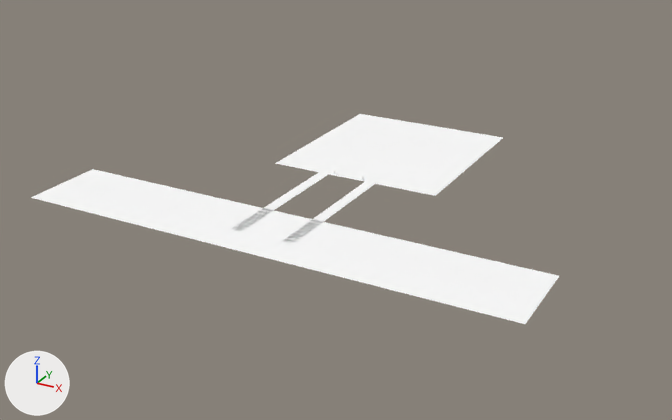
Before and after pictures for a commit that changed the OBJ model Assets/models/maps/spillway/spillway_river.obj.
Rendered twice from a 50 mm lens placed at (12304.0, -22113.0, 10246.0), pointed at (-202.0, 625.0, -1123.0). The lights are fixed; the arrows at lower left show +X, +Y and +Z. The picture after the commit comes second. Where no turn or scale is listed for an object, it has been applied to the vertices.

In view in the first picture: 'spillway_river'.
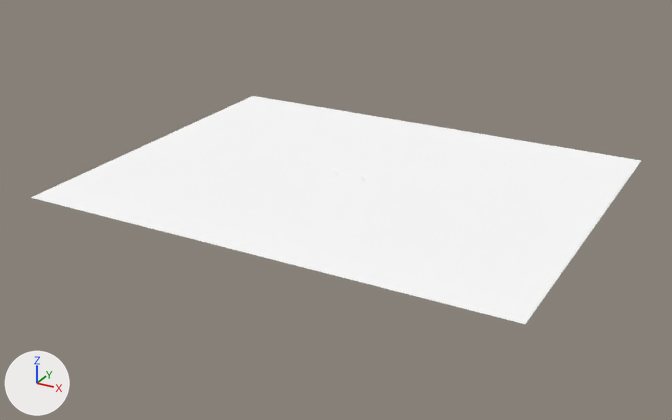
Pixel boxes (x1, y1, x2, y2) of what changed, in the pictures (672 x 420 px; the box of a moved part takes in the faces that stretch with it):
```json
{"object": "spillway_river", "change": "reshaped", "before": [31, 114, 559, 324], "after": [31, 96, 641, 324], "on screen": "16% wider, 9% taller"}
{"part": 1, "of": "me_spillway_river", "change": "deleted", "before": [231, 172, 328, 232]}
{"part": 2, "of": "me_spillway_river", "change": "deleted", "before": [282, 182, 374, 244]}
{"part": 3, "of": "me_spillway_river", "change": "moved or reshaped", "before": [91, 169, 559, 279], "after": [91, 96, 641, 279]}
```

The change, as JSON lines over the scene's bpy script:
```json
{"block": "me_spillway_river", "where": "# used by ob_spillway_river; location = (0.0, 0.0, 0.0)"}
{"block": "me_spillway_river", "where": "# verts and faces of me_spillway_river; kept vertices keep their numbers, new ones are numbered from 32"}
{"block": "me_spillway_river", "where": "# before: 28 (7400.0, -2000.0, -245.0) at pixel (559, 275), 29 (-7400.0, -2000.0, -245.0) at pixel (92, 169), 30 (-7400.0, -4600.0, -245.0) at pixel (30, 197), 31 (7400.0, -4600.0, -245.0) at pixel (525, 324)"}
{"op": "remove", "block": "me_spillway_river", "code": "me_spillway_river.from_pydata(...)  # 32 vertices, 16 faces; spans x -7400.0..7400.0, y -4600.0..7000.0, z -245.0..-143.0"}
{"op": "add", "block": "me_spillway_river", "code": "me_spillway_river.from_pydata(...)  # 20 vertices, 10 faces; spans x -7400.0..7400.0, y -4600.0..7000.0, z -245.0..-143.0"}
{"block": "me_spillway_river", "change": "me_spillway_river part 1: the loose piece of 4 vertices spanning x -1100.0..-750.0, y -3600.0..1150.0, z -245.0 is deleted"}
{"block": "me_spillway_river", "change": "me_spillway_river part 2: the loose piece of 4 vertices spanning x 500.0..850.0, y -3600.0..1150.0, z -245.0 is deleted"}
{"block": "me_spillway_river", "change": "me_spillway_river part 3"}
{"op": "add", "block": "me_spillway_river", "code": "delete_vertices([28, 29])  # with the faces that use them"}
{"op": "add", "block": "me_spillway_river", "code": "verts[32] = (7400.0, 7000.0, -245.0)  # pixel (641, 160)"}
{"op": "add", "block": "me_spillway_river", "code": "verts[33] = (-7400.0, 7000.0, -245.0)  # pixel (252, 95)"}
{"op": "add", "block": "me_spillway_river", "code": "faces += [(30, 32, 33), (30, 31, 32)]  # mat_sw_river (white #ffffff)"}
{"block": "me_spillway_river", "change": "other edits to the shape of me_spillway_river do not show in these pictures"}
```
